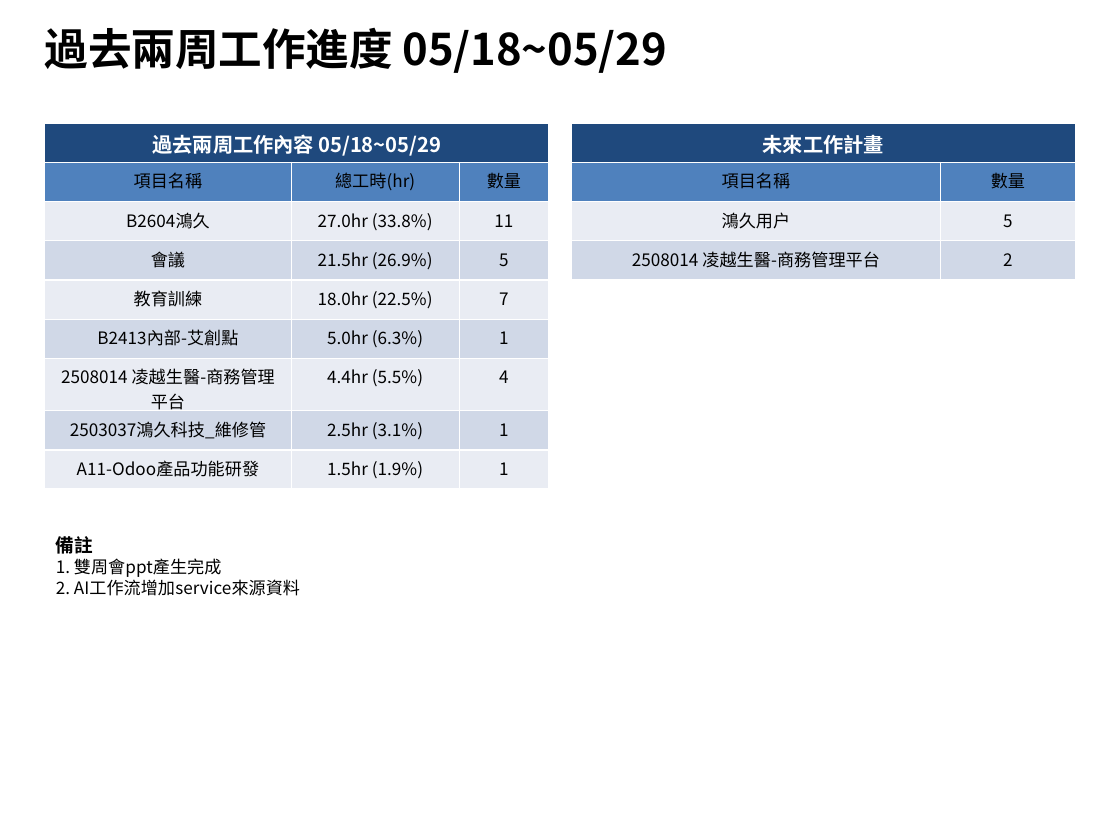
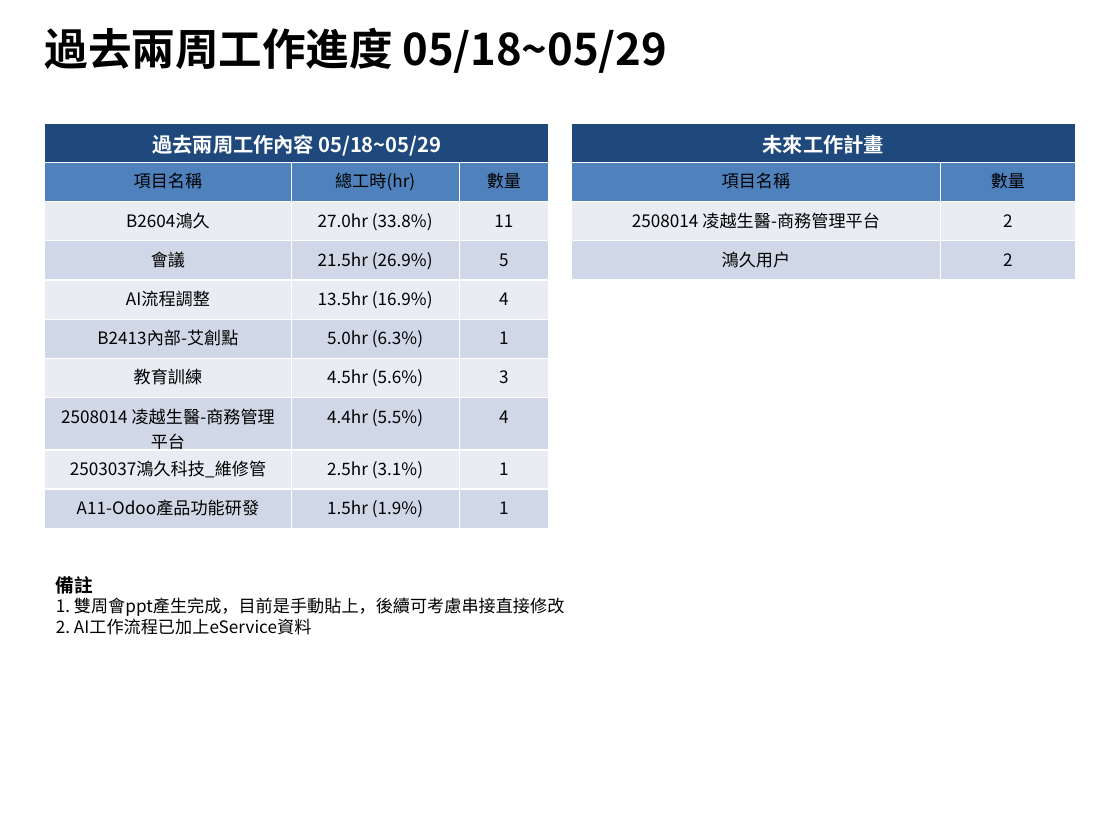
Before and after one commit to kingsmvp0913/odoo, a slide deck: slide 1 of .claude/tools/ppt/工作週報.pptx. Drawn at 1120x840 pixels with LibreOffice and Linux fonts; fonts in the diff are those of the drawing. Boxes give left, top, right and bottom in pixels: in the first picture for what was removed or moved away, otherwise in the second. Text is boxed around its words. In the diff, an @@ line names an element or a change of style, - is before the commit and + after.

Commit message:
增加時間分類，把AI分類拆出來

```diff
--- a/.claude/tools/ppt/工作週報.pptx
+++ b/.claude/tools/ppt/工作週報.pptx
@@ table at (45,123,549,521) @@
-row 5: 教育訓練 | 18.0hr (22.5%) | 7
+row 5: AI流程調整 | 13.5hr (16.9%) | 4
+row 7: 教育訓練 | 4.5hr (5.6%) | 3
@@ table at (571,123,1075,280) @@
-row 3: 鴻久用戶 | 5
+row 4: 鴻久用戶 | 2
@@ text "備註": place and size @@
-text "備註" at (56,536,300,596)
+text "備註" at (56,576,564,635)
@@ text at (56,597,564,635): text changed @@
-1. 雙周會ppt產生完成
-2. AI工作流增加service來源資料
+1. 雙周會ppt產生完成，目前是手動貼上，後續可考慮串接直接修改
+2. AI工作流程已加上eService資料
```
Also in this commit, not shown: 2 other files.
